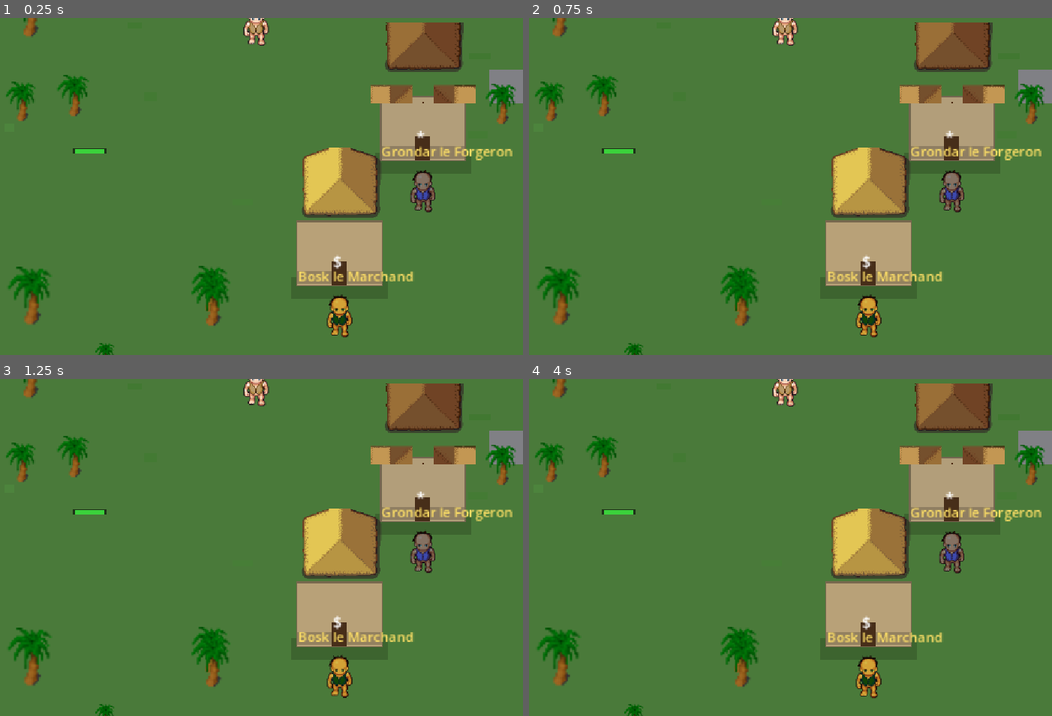
Above: before the commit, frames 1-4 (two rows, left to right).
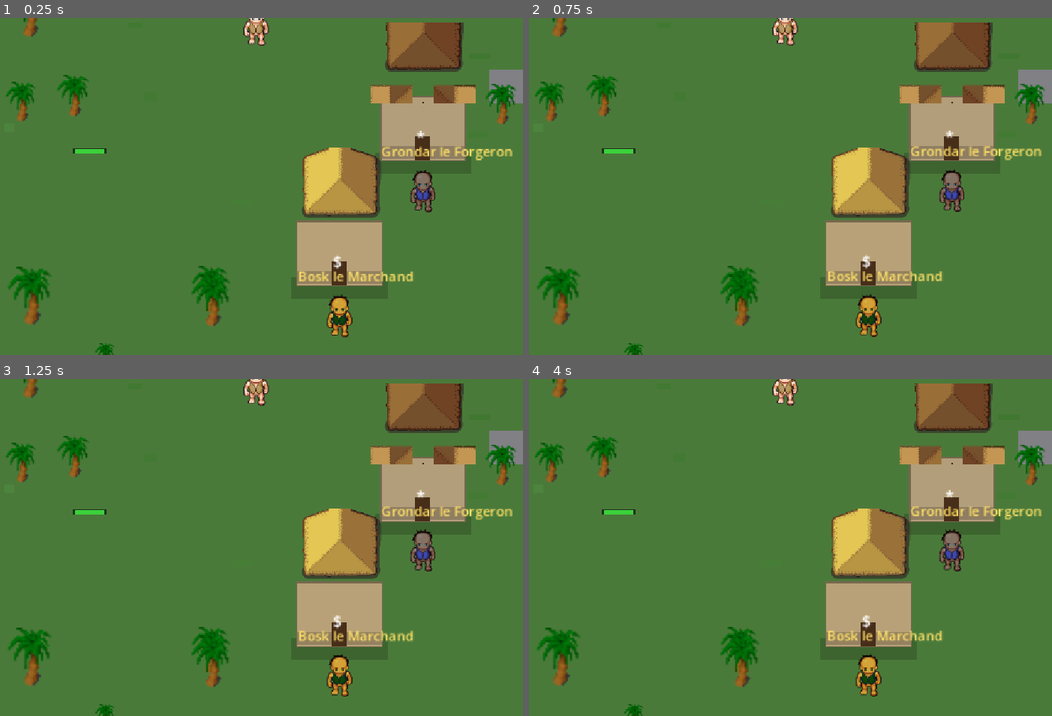
Above: after the commit, the same moments.

Repository: saintstrif13001/riendupout
Game: Godot game, scene res://scenes/World.tscn
Two runs of this game, one before a commit and one after it. Both use one fixed random seed, a clock stepped at 60 frames per second and the inputs below. This scene is started directly instead of the project's main scene.
Inputs:
- Up to frame 1 (0.25 s): no input
- Up to frame 2 (0.75 s): tap Enter at 0.5 s; hold D from 0.53 s (still down); tap F at 0.6 s
- Up to frame 3 (1.25 s): keep holding D; tap Space at 0.77 s
- Up to frame 4 (4 s): release D at 1.28 s; hold S 1.28-2.03 s; tap F at 1.35, 2.3, 3.05, 3.8 s; tap Space at 1.52, 3.02, 3.77 s; hold D 2.03-2.78 s; tap I at 2.1 s; hold W 2.78-3.53 s; tap M at 2.85 s; hold A from 3.53 s (still down); tap Q at 3.6 s

Frame 1 is identical in both runs. In frame 2, 0.4% of the frame differs, in the area x 46-98%, y 0-95%; in frame 3, 1.1%; in frame 4, 1.5%.
Error in both runs: Invalid access to property or key 'race' on a base object of type 'Dictionary'. (res://scripts/game_state.gd:63)

Commit message:
Coffres interactifs (loot + couvercle qui s'ouvre) et torches avec halo lumineux
- _spawn_chest() enregistre chaque coffre dans chest_nodes avec un montant d'or
  aleatoire (5-20) ; ajoute au systeme d'interaction existant (F pres du coffre)
- open_chest() : anime le couvercle (rotation), donne l'or une seule fois
  (garde 'opened'), affiche le gain en float_text
- _spawn_torch() : la flamme scintille (tween d'echelle en boucle) et un
  PointLight2D genere procéduralement (texture radiale creee au premier appel)
  donne un vrai halo lumineux pulsant autour de la torche
- Teste : test_chest (ouverture, or gagne, pas de double gain), test_torch_glow
  (lumiere bien creee avec texture/energie valides), regression complete OK

Diff:
--- a/scripts/tools/capture.gd
+++ b/scripts/tools/capture.gd
@@ -110,6 +110,19 @@
 			_run_data_integrity_test()
 		elif test_mode == "test_house_collision":
 			_run_house_collision_test()
+		elif test_mode == "test_chest":
+			_run_chest_test()
+		elif test_mode == "show_torch_glow" or test_mode == "test_torch_glow":
+			var tx = int(inst.player.global_position.x) + 30
+			var ty = int(inst.player.global_position.y)
+			inst._spawn_torch(tx, ty)
+			if test_mode == "test_torch_glow":
+				var decor = inst.get_node("Decor")
+				var light = null
+				for c in decor.get_children():
+					if c is PointLight2D: light = c
+				print("TEST_RESULT light_found=%s light_texture_valid=%s light_energy=%.2f"
+					% [light != null, light != null and light.texture != null, light.energy if light != null else -1.0])
 		elif test_mode == "test_depth_sort":
 			_run_depth_sort_test()
 		elif test_mode == "test_equip":
@@ -527,6 +540,23 @@
 	var enemy_ok = e.z_index == 812
 	print("TEST_RESULT player_z=%d player_ok=%s enemy_z=%d enemy_ok=%s" % [inst.player.z_index, player_ok, e.z_index, enemy_ok])
 
+func _run_chest_test() -> void:
+	print("TEST_START:chest")
+	var before_gold = inst.char_data.gold
+	var cx = int(inst.player.global_position.x) + 30
+	var cy = int(inst.player.global_position.y)
+	inst._spawn_chest(cx, cy)
+	var c = inst.chest_nodes[inst.chest_nodes.size() - 1]
+	print("TEST_STATE opened_before=%s lid_rot_before=%.2f gold=%d" % [c.opened, c.lid.rotation, c.gold])
+	inst.open_chest(c)
+	var gold_gained = inst.char_data.gold - before_gold
+	print("TEST_RESULT opened_after=%s lid_rot_after=%.2f gold_gained=%d expected_gain=%d"
+		% [c.opened, c.lid.rotation, gold_gained, c.gold])
+	# Un second appel ne doit pas régénérer d'or (coffre déjà vidé).
+	var gold_before_second = inst.char_data.gold
+	inst.open_chest(c)
+	print("TEST_RESULT2 second_open_no_extra_gold=%s" % [inst.char_data.gold == gold_before_second])
+
 func _run_data_integrity_test() -> void:
 	print("TEST_START:data_integrity")
 	var data = root.get_node("/root/Data")
--- a/scripts/world.gd
+++ b/scripts/world.gd
@@ -25,6 +25,7 @@
 var net_enemy_accum: float = 0.0
 var npc_nodes: Array = []
 var gather_nodes: Array = []
+var chest_nodes: Array = []
 var hud_tick_accum: float = 0.0
 var autosave_accum: float = 0.0
 var death_zone_id: String = "village"
@@ -223,6 +224,38 @@
 	flame.position = Vector2(x - 4, y - 20)
 	flame.z_index = int(y) + 1
 	$Decor.add_child(flame)
+	# Scintillement : la flamme pulse en taille/teinte pour paraître vivante.
+	var flicker = create_tween().set_loops()
+	flicker.tween_property(flame, "scale", Vector2(1.25, 1.4), 0.18).set_trans(Tween.TRANS_SINE).set_delay(randf() * 0.5)
+	flicker.tween_property(flame, "scale", Vector2(0.9, 0.85), 0.22).set_trans(Tween.TRANS_SINE)
+	flame.pivot_offset = flame.size / 2.0
+	# Halo lumineux autour de la torche pour éclairer la zone alentour.
+	var glow = PointLight2D.new()
+	glow.texture = _radial_light_texture()
+	glow.position = Vector2(x, y - 16)
+	glow.color = Color(1.0, 0.65, 0.25)
+	glow.energy = 1.1
+	glow.texture_scale = 2.2
+	glow.z_index = int(y) + 2
+	$Decor.add_child(glow)
+	var glow_pulse = create_tween().set_loops()
+	glow_pulse.tween_property(glow, "energy", 1.4, 0.3).set_trans(Tween.TRANS_SINE).set_delay(randf() * 0.5)
+	glow_pulse.tween_property(glow, "energy", 0.9, 0.35).set_trans(Tween.TRANS_SINE)
+
+var _radial_light_tex: Texture2D = null
+func _radial_light_texture() -> Texture2D:
+	# Godot n'a pas de texture radiale native ; on en génère une petite au premier appel.
+	if _radial_light_tex != null: return _radial_light_tex
+	var size = 64
+	var img = Image.create(size, size, false, Image.FORMAT_RGBA8)
+	var center = Vector2(size / 2.0, size / 2.0)
+	for px in range(size):
+		for py in range(size):
+			var d = Vector2(px, py).distance_to(center) / (size / 2.0)
+			var a = clamp(1.0 - d, 0.0, 1.0)
+			img.set_pixel(px, py, Color(1, 1, 1, a * a))
+	_radial_light_tex = ImageTexture.create_from_image(img)
+	return _radial_light_tex
 
 func _spawn_rock(x: int, y: int) -> void:
 	var rock = Polygon2D.new()
@@ -249,8 +282,21 @@
 	lid.color = Color(0.55, 0.4, 0.2)
 	lid.size = Vector2(22, 5)
 	lid.position = Vector2(x - 11, y - 12)
+	lid.pivot_offset = Vector2(0, 5) # charnière côté arrière : la couvercle bascule vers le haut
 	lid.z_index = int(y) + 1
 	$Decor.add_child(lid)
+	var gold = randi_range(5, 20)
+	chest_nodes.append({"x": x, "y": y, "lid": lid, "base": base, "opened": false, "gold": gold})
+
+func open_chest(c: Dictionary) -> void:
+	if c.opened: return
+	c.opened = true
+	var tw = create_tween()
+	tw.tween_property(c.lid, "rotation", -1.1, 0.25).set_trans(Tween.TRANS_BACK).set_ease(Tween.EASE_OUT)
+	c.lid.color = Color(0.3, 0.22, 0.12) # intérieur du coffre, plus sombre une fois ouvert
+	char_data.gold += c.gold
+	float_text(Vector2(c.x, c.y - 24), "+%d or" % c.gold, Color(1.0, 0.85, 0.3))
+	emit_signal("hud_update", make_hud_data())
 
 func _build_ground_mosaic(z: Dictionary) -> void:
 	var paths = GROUND_TEXTURES[z.id]
@@ -816,6 +862,10 @@
 	for n in npc_nodes:
 		var d = player.global_position.distance_to(Vector2(n.npc.x, n.npc.y))
 		if d < best_d: best_d = d; nearest = {"type":"npc", "ref": n}
+	for c in chest_nodes:
+		if c.opened: continue
+		var d = player.global_position.distance_to(Vector2(c.x, c.y))
+		if d < best_d: best_d = d; nearest = {"type":"chest", "ref": c}
 	if char_data.bloodstain:
 		var b = char_data.bloodstain
 		var d = player.global_position.distance_to(Vector2(b.x, b.y))
@@ -827,6 +877,8 @@
 		emit_signal("near_update", "Récupérer %d or" % char_data.bloodstain.gold)
 	elif nearest.type == "npc":
 		emit_signal("near_update", nearest.ref.npc.name)
+	elif nearest.type == "chest":
+		emit_signal("near_update", "Ouvrir le coffre")
 	else:
 		emit_signal("near_update", "Récolter")
 
@@ -853,6 +905,8 @@
 		emit_signal("hud_update", make_hud_data())
 	elif near_target.type == "npc":
 		emit_signal("open_npc", near_target.ref.npc)
+	elif near_target.type == "chest":
+		open_chest(near_target.ref)
 	elif near_target.type == "bloodstain":
 		reclaim_bloodstain()
 
